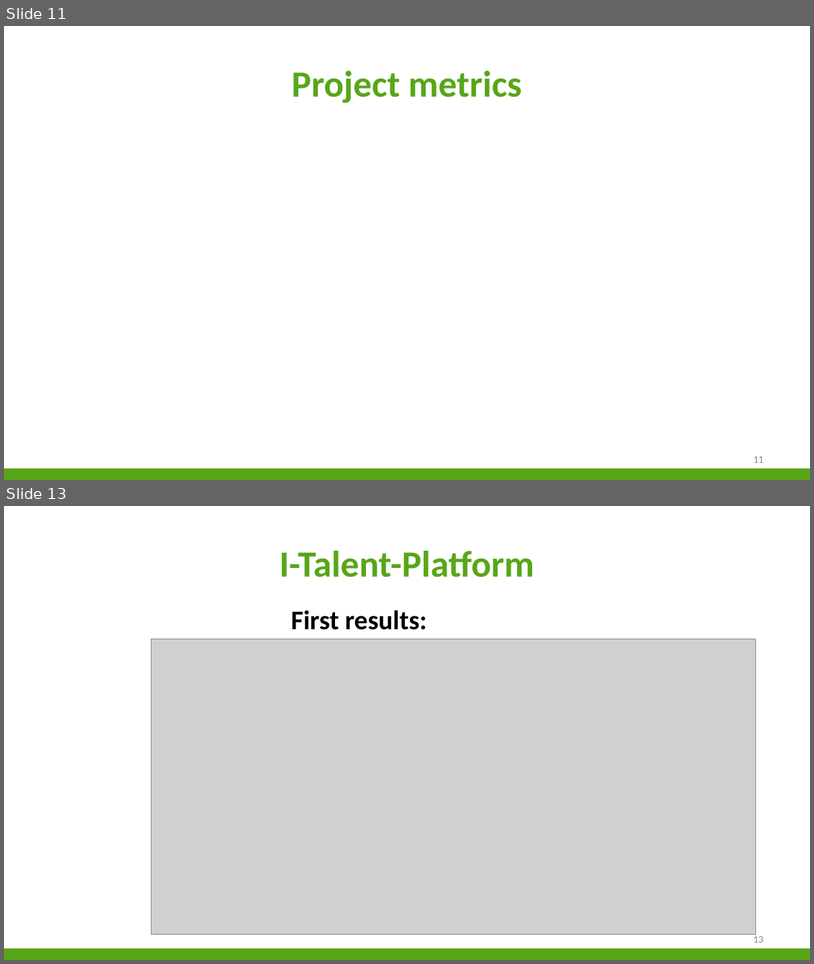
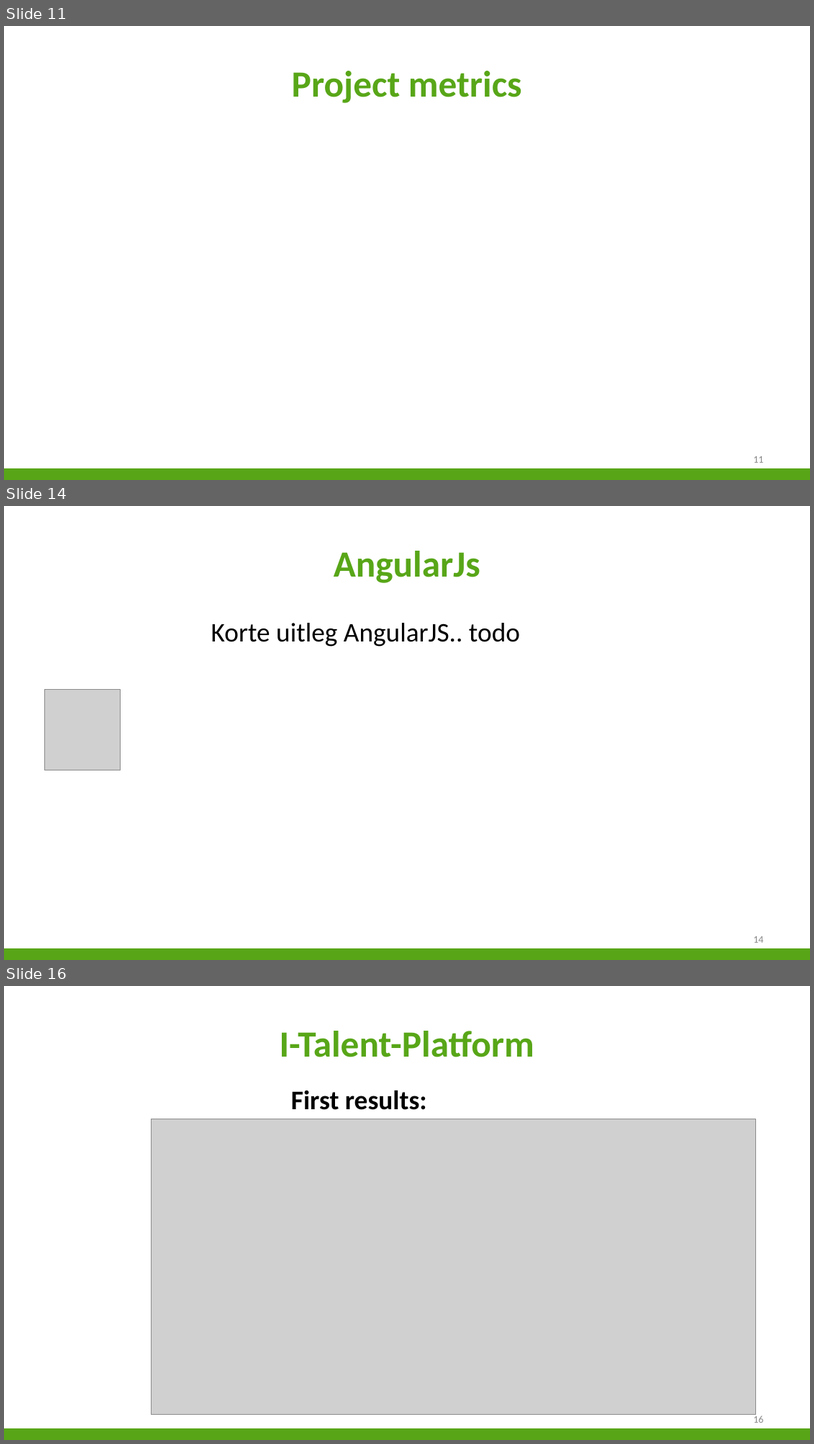
Before and after one commit to niekvandael/iTalent, a slide deck: italent/documents/Presentatie/Presentatie.pptx. Shown one above the other, each under a label of ours: slides 11 and 13 before the commit, slides 11, 14 and 16 after it; the slides between them are not shown. The pictures are 814x964 and 814x1444 pixels, drawn with LibreOffice and Linux fonts; fonts in the diff are those of the drawing; grey boxes stand for pictures; background and template pictures are left out. Boxes give left, top, right and bottom in pixels: in the first picture for what was removed or moved away, otherwise in the second. Text is boxed around its words. In the diff, an @@ line names an element or a change of style, - is before the commit and + after.

```diff
--- a/italent/documents/Presentatie/Presentatie.pptx
+++ b/italent/documents/Presentatie/Presentatie.pptx
@@ slide 14 added at (4,506,810,960), background #FFFFFF; not listed: 1 template element that a slide beside it also shows @@
@@ title added at (334,551,481,583), 44 pt, text #58A618, bold @@
+AngularJs
@@ text added at (211,623,520,646), 32 pt, text #000000 @@
+Korte uitleg AngularJS.. todo
@@ picture added at (44,690,121,770) @@
@@ page number added at (754,936,764,942), 12 pt, text #898989 @@
+14
@@ what was slide 13 is now slide 16 @@
@@ page number at (754,1414,764,1422): text changed @@
-13
+16
```
Also in this commit, not shown: 3 other slides added, 1 slide removed.
